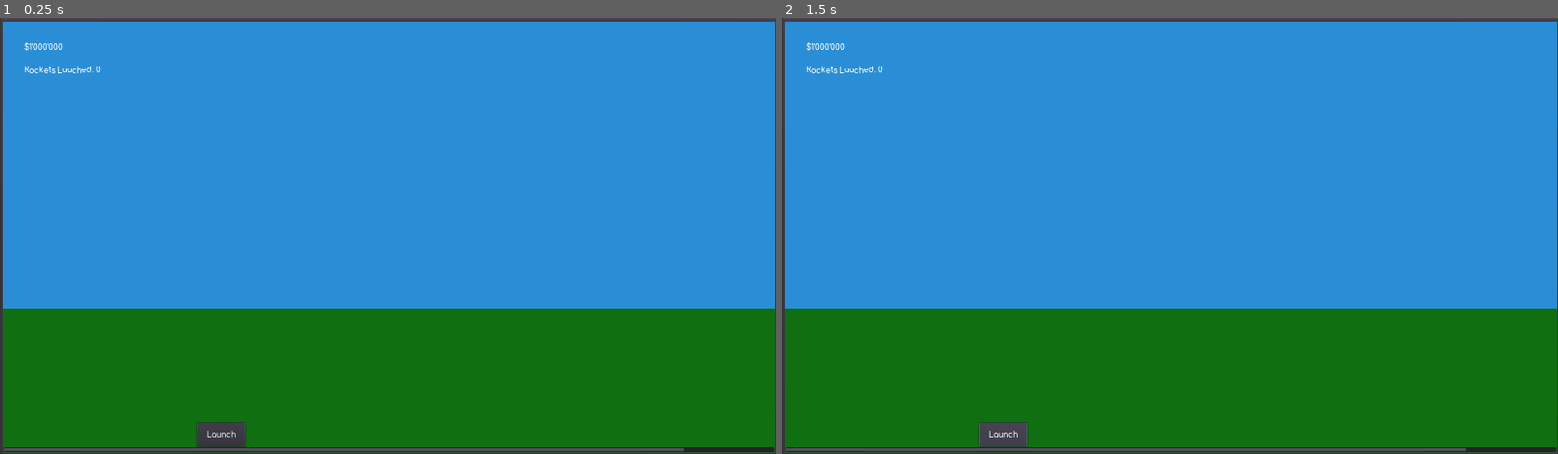
Above: before the commit, frames 1-2 (left to right).
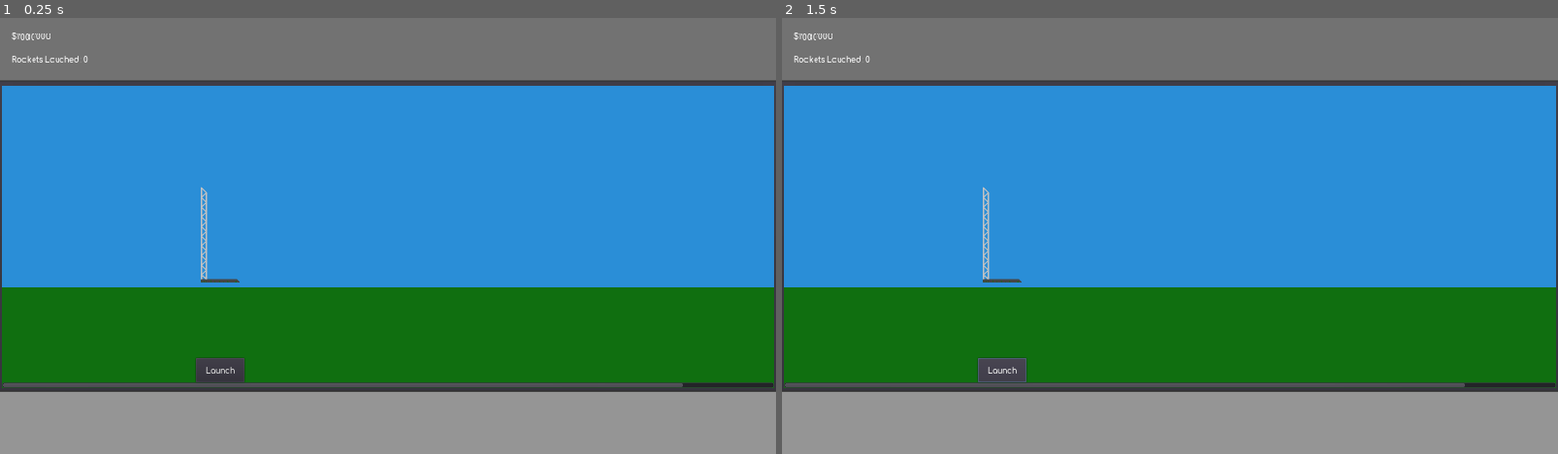
Above: after the commit, the same moments.

Repository: Jonathan-Odlum/Space-Idle-Game
Game: Godot game, scene res://Main.tscn
Two runs of this game, one before a commit and one after it. Both use one fixed random seed, a clock stepped at 60 frames per second and the inputs below.
Inputs:
- Up to frame 1 (0.25 s): no input
- Up to frame 2 (1.5 s): click "Launch" at 0.5 s; click "Launch" at 1.25 s

The runs differ from the first frame. In frame 1, 38% of the frame differs, in the area x 0-100%, y 0-100%; in frame 2, 38%.

Commit message:
Added assets, blocked out space for upper and lower GUI, restructured tree to fit GUI

Diff:
--- a/Main.gd
+++ b/Main.gd
@@ -6,9 +6,9 @@
 
 func change_money(delta_dollar):
 	money += delta_dollar
-	$GUI/Cols/Stats/Rows/Money.text = "$" + str(money)
+	$GUI/Box/Cols/Stats/Rows/Money.text = "$" + str(money)
 
 
 func increment_launches():
 	launches += 1
-	$GUI/Cols/Stats/Rows/Launches/Counter.text = str(launches)
+	$GUI/Box/Cols/Stats/Rows/Launches/Counter.text = str(launches)
--- a/Main.tscn
+++ b/Main.tscn
@@ -1,14 +1,15 @@
-[gd_scene load_steps=6 format=2]
+[gd_scene load_steps=7 format=2]
 
 [ext_resource path="res://assets/font/Comfortaa-Bold.ttf" type="DynamicFontData" id=1]
 [ext_resource path="res://Earth.gd" type="Script" id=2]
 [ext_resource path="res://Moon.tscn" type="PackedScene" id=3]
 [ext_resource path="res://Main.gd" type="Script" id=4]
+[ext_resource path="res://assets/Sprites/LaunchPad/Launch Tower.png" type="Texture" id=5]
 
 [sub_resource type="DynamicFont" id=1]
 font_data = ExtResource( 1 )
 
-[node name="Main" type="Control"]
+[node name="Main" type="VBoxContainer"]
 anchor_right = 1.0
 anchor_bottom = 1.0
 script = ExtResource( 4 )
@@ -16,12 +17,95 @@
 "_edit_use_anchors_": false
 }
 
+[node name="GUI" type="Control" parent="."]
+margin_right = 1600.0
+margin_bottom = 127.0
+size_flags_vertical = 3
+size_flags_stretch_ratio = 0.2
+
+[node name="Background" type="ColorRect" parent="GUI"]
+anchor_right = 1.0
+anchor_bottom = 1.0
+color = Color( 0.45098, 0.45098, 0.45098, 1 )
+__meta__ = {
+"_edit_use_anchors_": false
+}
+
+[node name="Box" type="MarginContainer" parent="GUI"]
+margin_top = 4.0
+margin_right = 1600.0
+margin_bottom = 140.0
+custom_constants/margin_right = 25
+custom_constants/margin_top = 25
+custom_constants/margin_left = 25
+__meta__ = {
+"_edit_use_anchors_": false
+}
+
+[node name="Cols" type="HBoxContainer" parent="GUI/Box"]
+margin_left = 25.0
+margin_top = 25.0
+margin_right = 1575.0
+margin_bottom = 136.0
+size_flags_horizontal = 3
+size_flags_vertical = 3
+
+[node name="Stats" type="MarginContainer" parent="GUI/Box/Cols"]
+margin_right = 1550.0
+margin_bottom = 111.0
+size_flags_horizontal = 3
+
+[node name="Rows" type="VBoxContainer" parent="GUI/Box/Cols/Stats"]
+margin_right = 1550.0
+margin_bottom = 111.0
+
+[node name="Money" type="Label" parent="GUI/Box/Cols/Stats/Rows"]
+margin_right = 76.0
+margin_bottom = 41.0
+size_flags_horizontal = 0
+size_flags_vertical = 0
+custom_fonts/font = SubResource( 1 )
+text = "$1'000'000
+"
+__meta__ = {
+"_edit_use_anchors_": false
+}
+
+[node name="Launches" type="HBoxContainer" parent="GUI/Box/Cols/Stats/Rows"]
+margin_top = 45.0
+margin_right = 1550.0
+margin_bottom = 86.0
+
+[node name="Label" type="Label" parent="GUI/Box/Cols/Stats/Rows/Launches"]
+margin_right = 147.0
+margin_bottom = 41.0
+size_flags_horizontal = 0
+size_flags_vertical = 0
+custom_fonts/font = SubResource( 1 )
+text = "Rockets Lauched:
+"
+__meta__ = {
+"_edit_use_anchors_": false
+}
+
+[node name="Counter" type="Label" parent="GUI/Box/Cols/Stats/Rows/Launches"]
+margin_left = 151.0
+margin_right = 160.0
+margin_bottom = 41.0
+size_flags_horizontal = 0
+size_flags_vertical = 0
+custom_fonts/font = SubResource( 1 )
+text = "0
+"
+__meta__ = {
+"_edit_use_anchors_": false
+}
+
 [node name="Locations" type="TabContainer" parent="."]
-anchor_right = 1.0
-anchor_bottom = 1.0
-margin_left = 1.68179
-margin_right = 1.68176
-margin_bottom = 1.0
+margin_top = 131.0
+margin_right = 1600.0
+margin_bottom = 768.0
+size_flags_vertical = 3
 tabs_visible = false
 __meta__ = {
 "_edit_use_anchors_": false
@@ -49,7 +133,7 @@
 
 [node name="Sky" type="ColorRect" parent="Locations/Earth/Scenery"]
 margin_right = 1592.0
-margin_bottom = 592.0
+margin_bottom = 416.0
 size_flags_horizontal = 3
 size_flags_vertical = 3
 size_flags_stretch_ratio = 2.0
@@ -59,9 +143,9 @@
 }
 
 [node name="Ground" type="ColorRect" parent="Locations/Earth/Scenery"]
-margin_top = 592.0
+margin_top = 416.0
 margin_right = 1592.0
-margin_bottom = 889.0
+margin_bottom = 625.0
 size_flags_horizontal = 3
 size_flags_vertical = 3
 color = Color( 0.0666667, 0.439216, 0.0666667, 1 )
@@ -79,21 +163,30 @@
 
 [node name="Buildings" type="HBoxContainer" parent="Locations/Earth/View"]
 margin_right = 1804.0
-margin_bottom = 877.0
+margin_bottom = 613.0
 size_flags_horizontal = 3
 size_flags_vertical = 3
 
 [node name="LaunchPad" type="MarginContainer" parent="Locations/Earth/View/Buildings"]
 margin_right = 900.0
-margin_bottom = 877.0
+margin_bottom = 613.0
 rect_min_size = Vector2( 900, 0 )
 size_flags_horizontal = 3
+
+[node name="Sprite" type="TextureRect" parent="Locations/Earth/View/Buildings/LaunchPad"]
+margin_left = 410.0
+margin_top = 206.0
+margin_right = 490.0
+margin_bottom = 406.0
+size_flags_horizontal = 4
+size_flags_vertical = 4
+texture = ExtResource( 5 )
 
 [node name="Launch" type="Button" parent="Locations/Earth/View/Buildings/LaunchPad"]
 margin_left = 400.0
-margin_top = 827.0
+margin_top = 563.0
 margin_right = 500.0
-margin_bottom = 877.0
+margin_bottom = 613.0
 rect_min_size = Vector2( 100, 50 )
 size_flags_horizontal = 4
 size_flags_vertical = 8
@@ -106,7 +199,7 @@
 [node name="RocketFactory" type="MarginContainer" parent="Locations/Earth/View/Buildings"]
 margin_left = 904.0
 margin_right = 1804.0
-margin_bottom = 877.0
+margin_bottom = 613.0
 rect_min_size = Vector2( 900, 0 )
 size_flags_horizontal = 3
 custom_constants/margin_right = 50
@@ -114,9 +207,9 @@
 
 [node name="Buy" type="Button" parent="Locations/Earth/View/Buildings/RocketFactory"]
 margin_left = 750.0
-margin_top = 777.0
+margin_top = 513.0
 margin_right = 850.0
-margin_bottom = 827.0
+margin_bottom = 563.0
 rect_min_size = Vector2( 100, 50 )
 size_flags_horizontal = 8
 size_flags_vertical = 8
@@ -134,73 +227,25 @@
 
 [node name="Moon" parent="Locations/Moon" instance=ExtResource( 3 )]
 
-[node name="GUI" type="MarginContainer" parent="."]
-anchor_right = 1.0
-anchor_bottom = 1.0
-margin_bottom = -714.0
-custom_constants/margin_right = 50
-custom_constants/margin_top = 50
-custom_constants/margin_left = 50
-custom_constants/margin_bottom = 50
-__meta__ = {
-"_edit_use_anchors_": false
-}
-
-[node name="Cols" type="HBoxContainer" parent="GUI"]
-margin_left = 50.0
-margin_top = 50.0
-margin_right = 1550.0
-margin_bottom = 136.0
-size_flags_horizontal = 3
-size_flags_vertical = 3
-
-[node name="Stats" type="MarginContainer" parent="GUI/Cols"]
-margin_right = 1500.0
-margin_bottom = 86.0
-size_flags_horizontal = 3
-
-[node name="Rows" type="VBoxContainer" parent="GUI/Cols/Stats"]
-margin_right = 1500.0
-margin_bottom = 86.0
-
-[node name="Money" type="Label" parent="GUI/Cols/Stats/Rows"]
-margin_right = 76.0
-margin_bottom = 41.0
-size_flags_horizontal = 0
-size_flags_vertical = 0
-custom_fonts/font = SubResource( 1 )
-text = "$1'000'000
-"
-__meta__ = {
-"_edit_use_anchors_": false
-}
-
-[node name="Launches" type="HBoxContainer" parent="GUI/Cols/Stats/Rows"]
-margin_top = 45.0
-margin_right = 1500.0
-margin_bottom = 86.0
-
-[node name="Label" type="Label" parent="GUI/Cols/Stats/Rows/Launches"]
-margin_right = 147.0
-margin_bottom = 41.0
-size_flags_horizontal = 0
-size_flags_vertical = 0
-custom_fonts/font = SubResource( 1 )
-text = "Rockets Lauched:
-"
-__meta__ = {
-"_edit_use_anchors_": false
-}
-
-[node name="Counter" type="Label" parent="GUI/Cols/Stats/Rows/Launches"]
-margin_left = 151.0
-margin_right = 160.0
-margin_bottom = 41.0
-size_flags_horizontal = 0
-size_flags_vertical = 0
-custom_fonts/font = SubResource( 1 )
-text = "0
-"
+[node name="Control" type="Control" parent="."]
+margin_top = 772.0
+margin_right = 1600.0
+margin_bottom = 900.0
+size_flags_vertical = 3
+size_flags_stretch_ratio = 0.2
+
+[node name="MarginContainer" type="MarginContainer" parent="Control"]
+margin_top = 4.0
+margin_right = 1600.0
+margin_bottom = 132.0
+__meta__ = {
+"_edit_use_anchors_": false
+}
+
+[node name="ColorRect" type="ColorRect" parent="Control"]
+anchor_right = 1.0
+anchor_bottom = 1.0
+color = Color( 0.588235, 0.588235, 0.588235, 1 )
 __meta__ = {
 "_edit_use_anchors_": false
 }
Binary file added: assets/Sprites/LaunchPad/Launch Tower.png
Not shown, added: assets/Sprites/LaunchPad/Launch Tower.png.import
Not shown, added: assets/Sprites/LaunchPad/Launch Tower.xcf
Not shown, added: assets/Sprites/Rockets/Rocket.xcf
